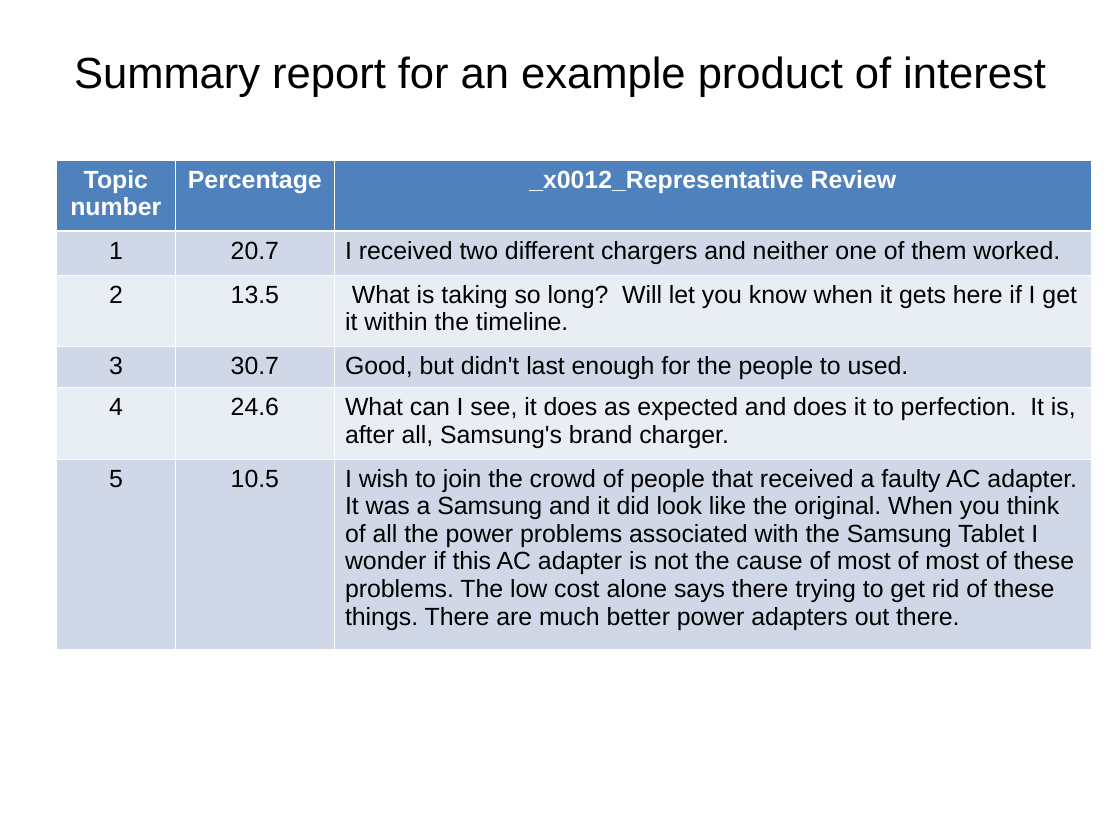
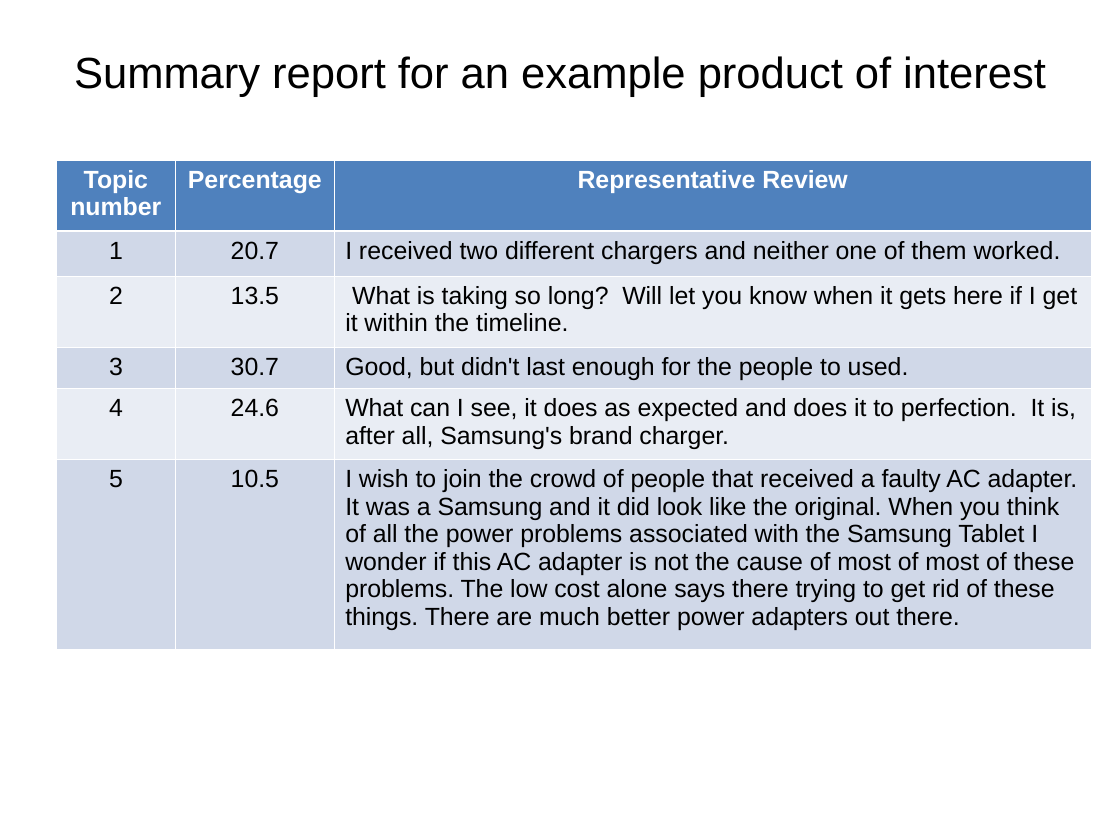
Before and after one commit to revanth83/kojak_git, a slide deck: slide 7 of Samsung_presentation_kojak.ppt. Drawn at 1120x840 pixels with LibreOffice and Linux fonts; fonts in the diff are those of the drawing. Boxes give left, top, right and bottom in pixels: in the first picture for what was removed or moved away, otherwise in the second. Text is boxed around its words. In the diff, an @@ line names an element or a change of style, - is before the commit and + after.

```diff
--- a/Samsung_presentation_kojak.ppt
+++ b/Samsung_presentation_kojak.ppt
@@ table at (x1=56, y1=160, x2=1091, y2=650) @@
-row 1, column 3: _x0012_Representative Review
+row 1, column 3: Representative Review
```
Also in this commit, not shown: 1 other slide changed.
